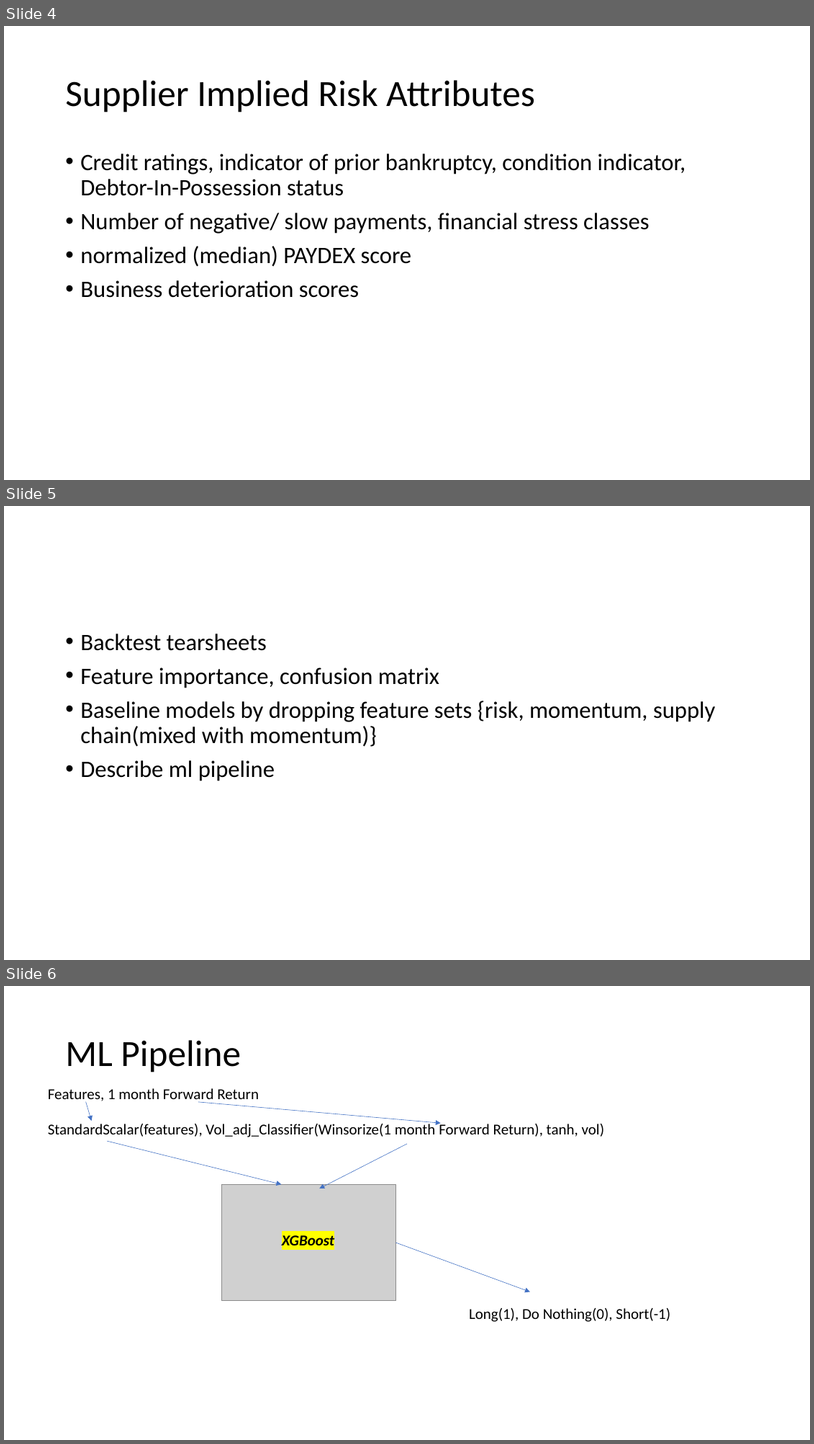
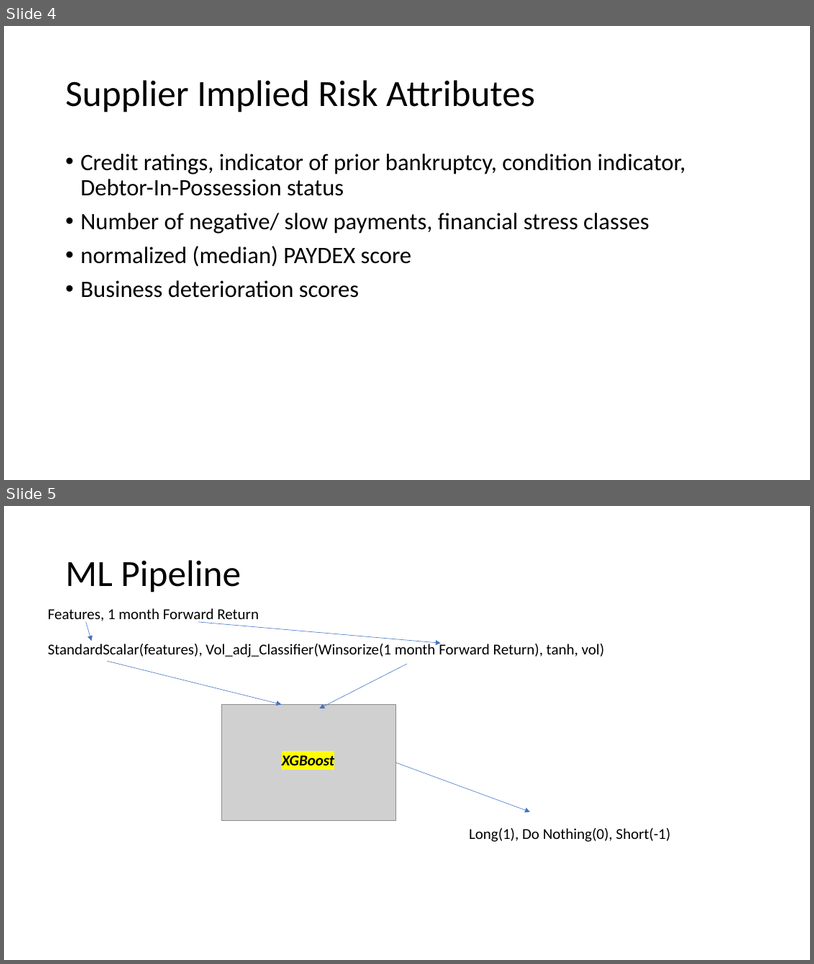
Before and after one commit to PedroCastro/Algothon2019, a slide deck: algothon_submission.pptx. Shown one above the other, each under a label of ours: slides 4, 5 and 6 before the commit, slides 4 and 5 after it. The pictures are 814x1444 and 814x964 pixels, drawn with LibreOffice and Linux fonts; fonts in the diff are those of the drawing; grey boxes stand for pictures. Boxes give left, top, right and bottom in pixels: in the first picture for what was removed or moved away, otherwise in the second. Text is boxed around its words. In the diff, an @@ line names an element or a change of style, - is before the commit and + after.

Commit message:
ppt

```diff
--- a/algothon_submission.pptx
+++ b/algothon_submission.pptx
@@ slide 5 removed at (4,506,810,960), background #FFFFFF @@
@@ text removed at (80,633,715,781) @@
-• Backtest tearsheets
-• Feature importance, confusion matrix
-• Baseline models by dropping feature sets {risk, momentum, supply chain(mixed with momentum)}
-• Describe ml pipeline
@@ what was slide 6 is now slide 5 @@
```
Also in this commit, not shown: 3 slides added, 3 other slides removed, 1 other file.
